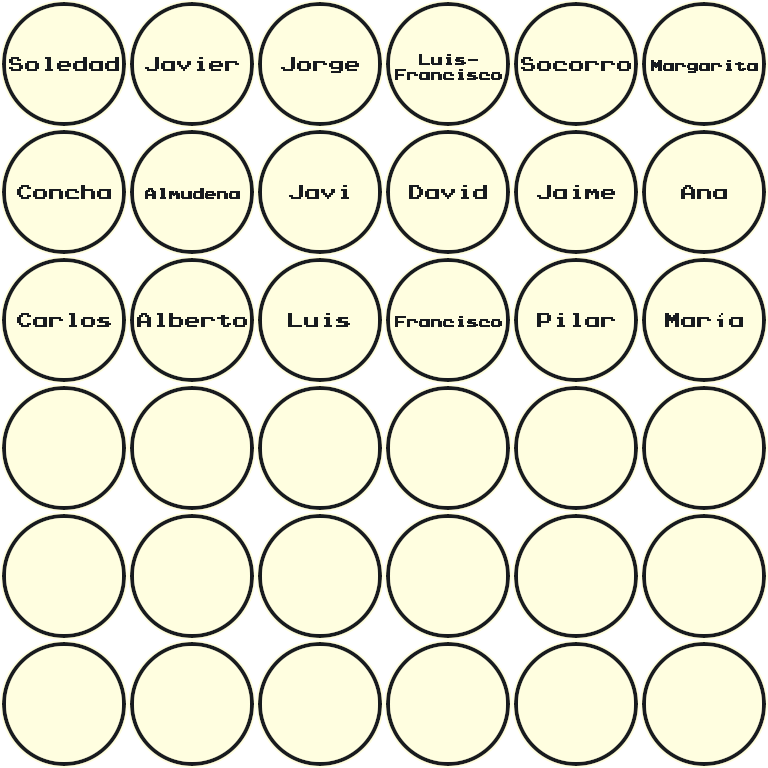
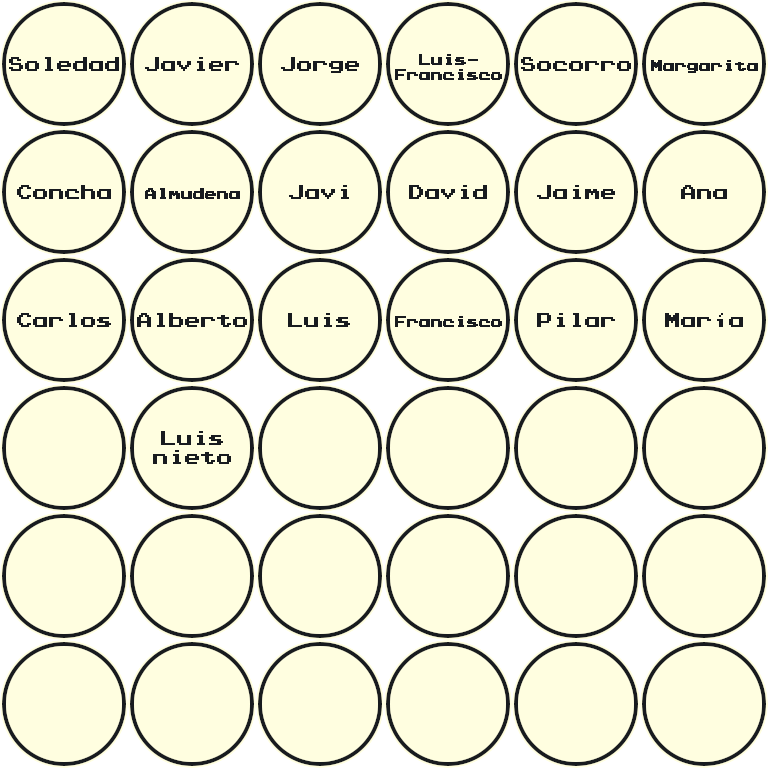
Layers edited between the first and the second 768×768 image:
added layer "Luis nieto" above "Luis" over [153, 431, 231, 464]
